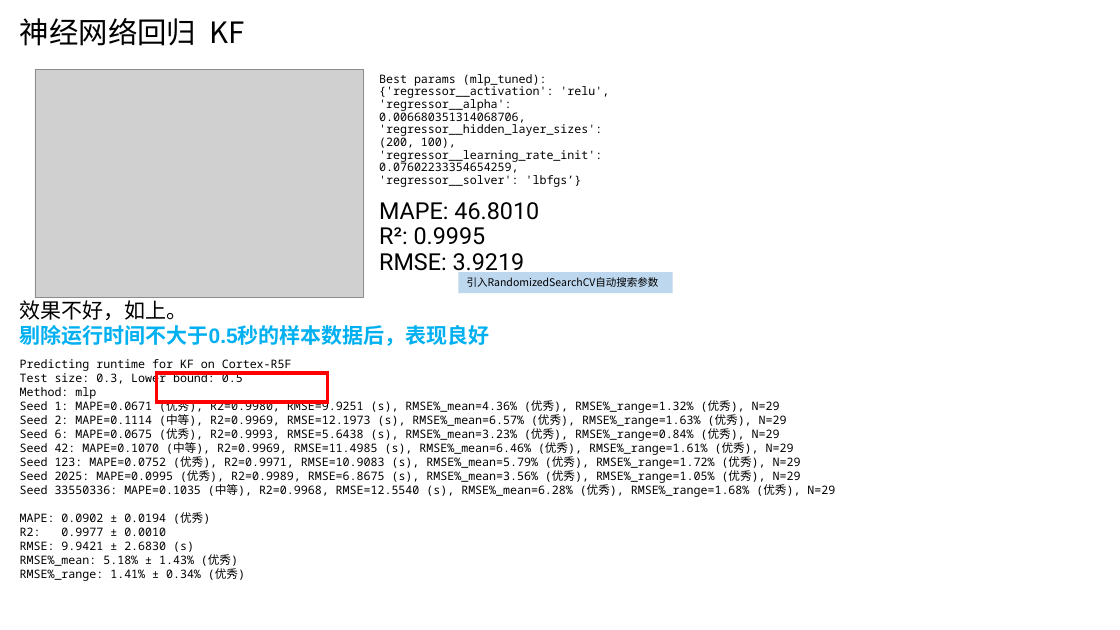
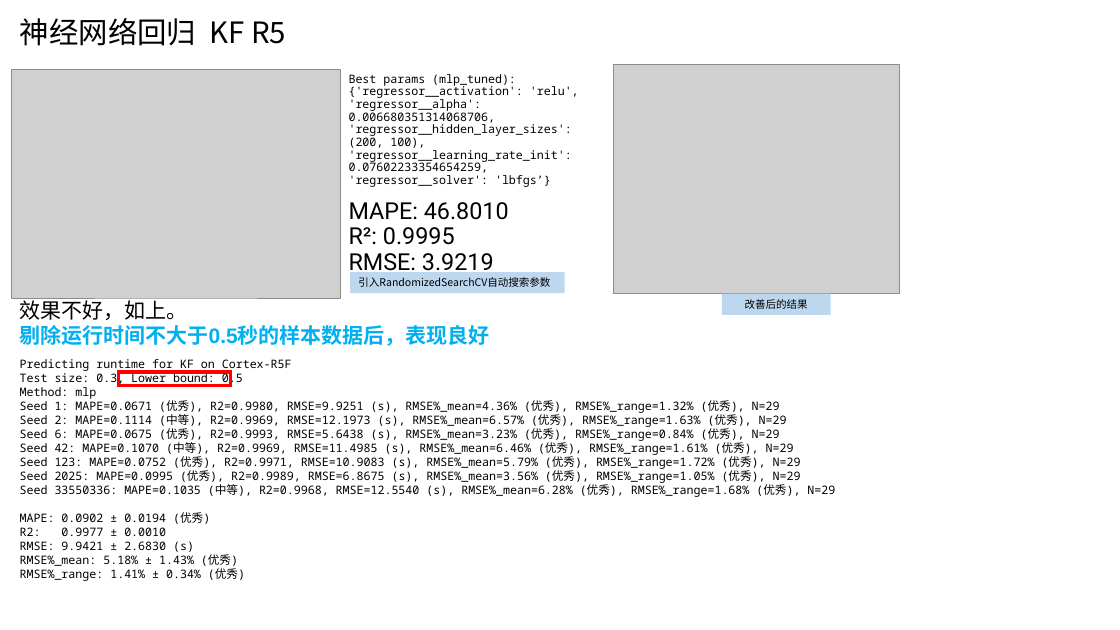
Before and after one commit to AE-26710/Time-Prediction, a slide deck: slide 12 of 20251106-同平台runtime预测-金.pptx (slide 16 before the commit). Drawn at 1120x630 pixels with LibreOffice and Linux fonts; fonts in the diff are those of the drawing; grey boxes stand for pictures. Boxes give left, top, right and bottom in pixels: in the first picture for what was removed or moved away, otherwise in the second. Text is boxed around its words. In the diff, an @@ line names an element or a change of style, - is before the commit and + after.

```diff
--- a/20251106-同平台runtime预测-金.pptx
+++ b/20251106-同平台runtime预测-金.pptx
@@ title at <box>20,18,286,46</box>: text changed @@
-神经网络回归 KF
+神经网络回归 KF R5
@@ text "Best params (mlp_tuned): {'regressor__activation': 'relu', ...": place and size @@
-text "Best params (mlp_tuned): {'regressor__activation': 'relu', ..." at <box>379,74,609,276</box>
+text "Best params (mlp_tuned): {'regressor__activation': 'relu', ..." at <box>349,74,579,276</box>
@@ picture: place and size @@
-picture at <box>35,69,364,297</box>
+picture at <box>12,70,340,298</box>
@@ picture added at <box>613,65,899,293</box> @@
@@ rectangle "引入RandomizedSearchCV自动搜索参数": place and size @@
-rectangle "引入RandomizedSearchCV自动搜索参数" at <box>459,272,673,293</box>
+rectangle "引入RandomizedSearchCV自动搜索参数" at <box>350,272,565,293</box>
@@ rectangle added at <box>722,294,830,315</box>, fill #BDD7EE, 9 pt, text #000000 @@
+改善后的结果
@@ rectangle: place and size @@
-rectangle at <box>156,373,328,402</box>
+rectangle at <box>118,372,231,386</box>
```
Also in this commit, not shown: 6 other slides changed, 13 slides removed, 11 other files.
